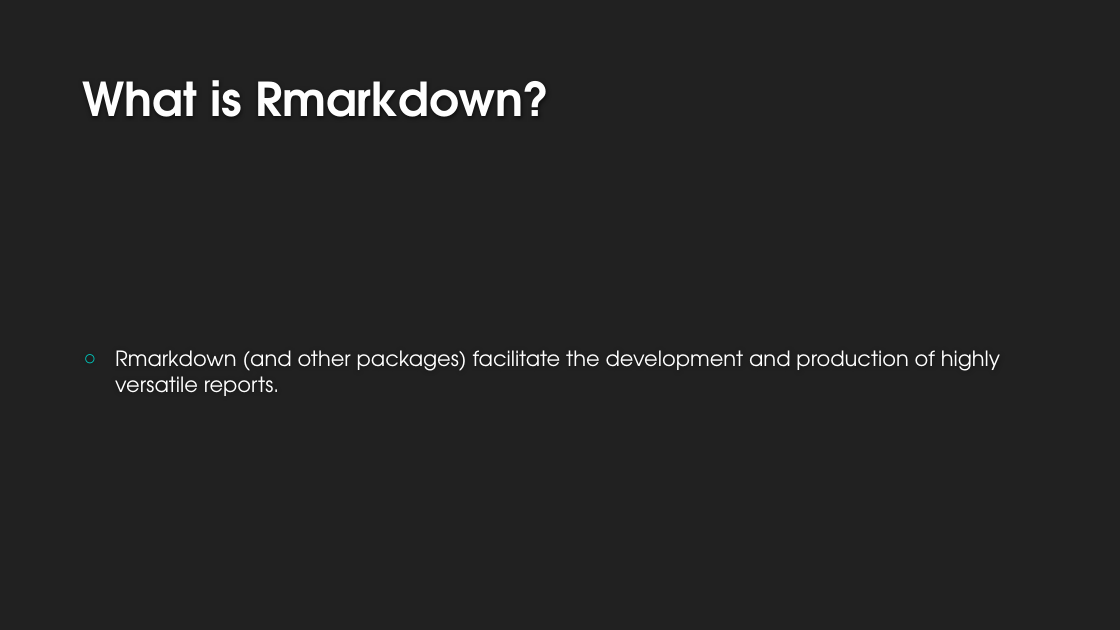
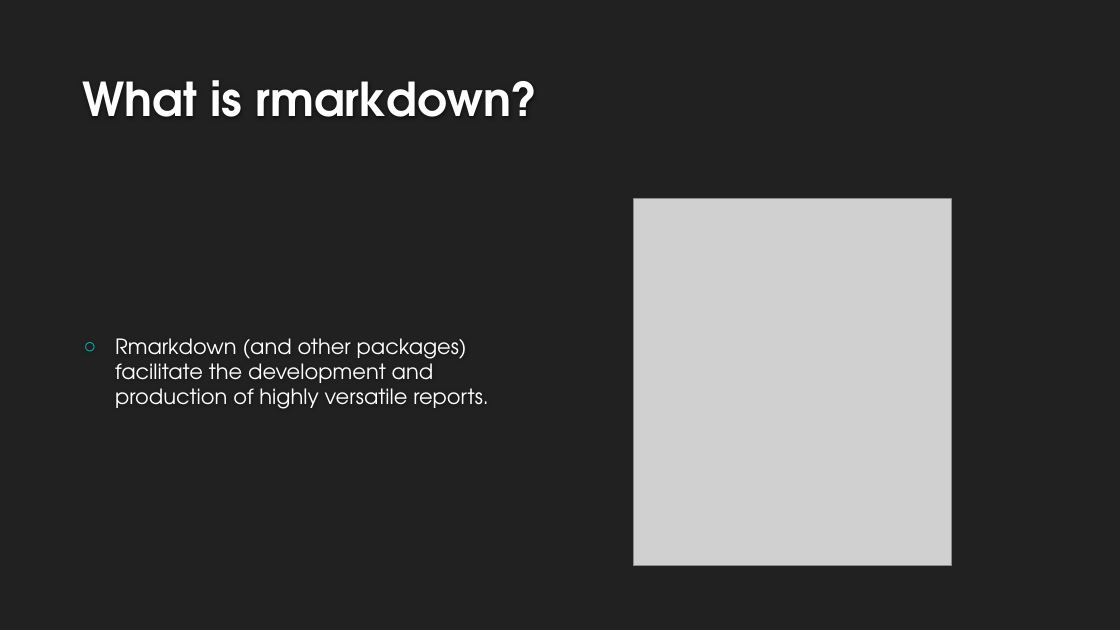
Before and after one commit to nhs-r-community/intro_rmd, a slide deck: slide 4 of Intro to Rmarkdown.pptx. Drawn at 1120x630 pixels with LibreOffice and Linux fonts; fonts in the diff are those of the drawing; grey boxes stand for pictures; background and template pictures are left out. Boxes give left, top, right and bottom in pixels: in the first picture for what was removed or moved away, otherwise in the second. Text is boxed around its words. In the diff, an @@ line names an element or a change of style, - is before the commit and + after.

Commit message:
Adding img folder with images for powerpoint and powerpoint update

```diff
--- a/Intro to Rmarkdown.pptx
+++ b/Intro to Rmarkdown.pptx
@@ title at [83, 80, 538, 117]: text changed @@
-What is Rmarkdown?
+What is rmarkdown?
@@ text "Rmarkdown (and other packages) facilitate ..." rewrapped from [115, 350, 1000, 396] to [115, 338, 488, 409] @@
@@ picture added at [634, 199, 951, 566] @@
```
Also in this commit, not shown: 9 other slides changed, 4 slides added, 1 slide removed, 14 other files.
